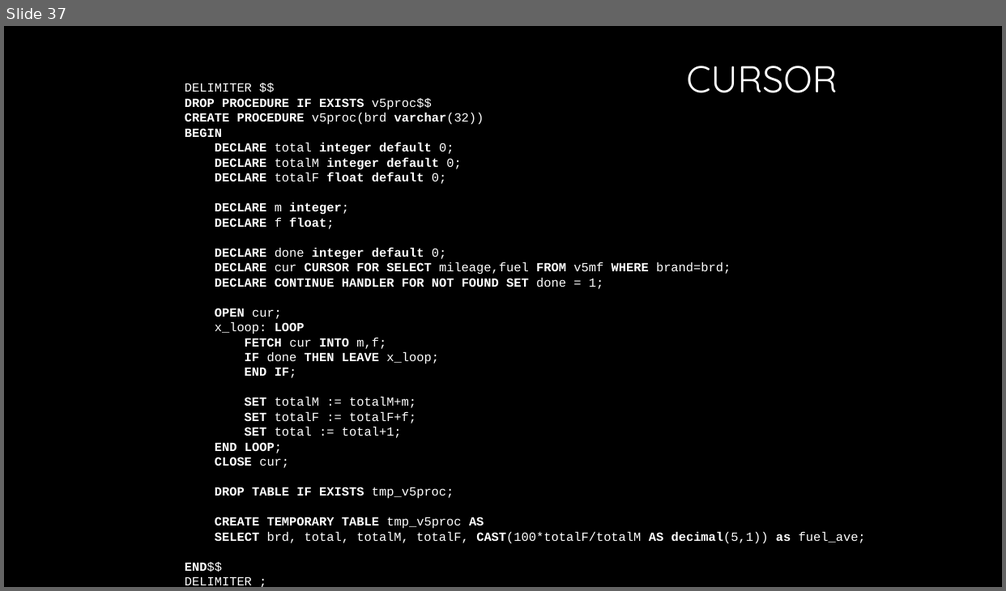
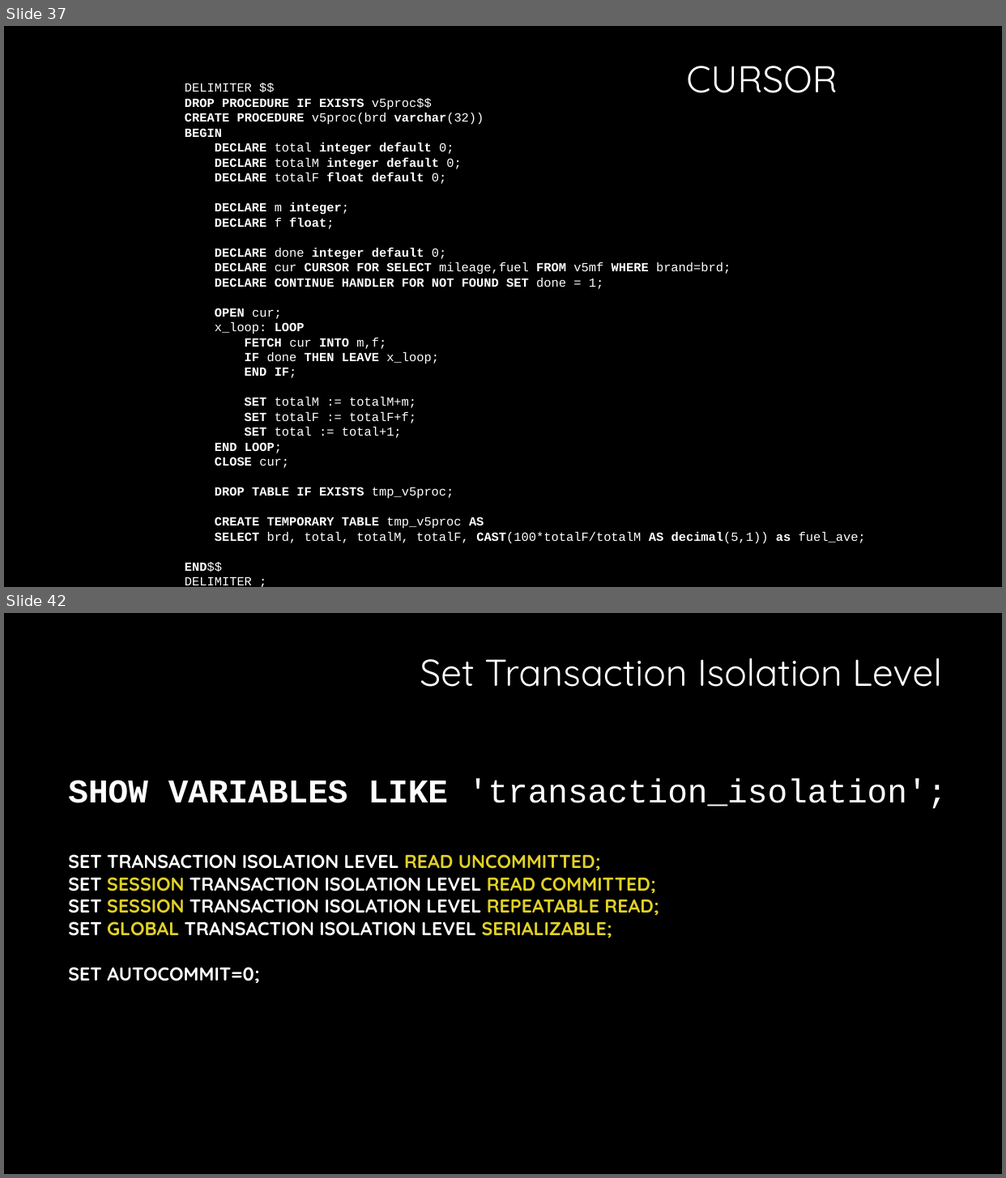
Before and after one commit to InCar/Training, a slide deck: Database/database.pptx. Shown one above the other, each under a label of ours: slide 37 before the commit, slides 37 and 42 after it; the slides between them are not shown. The pictures are 1006x591 and 1006x1178 pixels, drawn with LibreOffice and Linux fonts; fonts in the diff are those of the drawing; background and template pictures are left out. Boxes give left, top, right and bottom in pixels: in the first picture for what was removed or moved away, otherwise in the second. Text is boxed around its words. In the diff, an @@ line names an element or a change of style, - is before the commit and + after.

Commit message:
transaction

```diff
--- a/Database/database.pptx
+++ b/Database/database.pptx
@@ slide 42 added at bbox=[4, 613, 1002, 1174], background #000000 @@
@@ text added at bbox=[420, 658, 942, 687], 36 pt, text #FFFFFF @@
+Set Transaction Isolation Level
@@ text added at bbox=[68, 779, 947, 983], 18 pt, text #FFFFFF, bold @@
+SHOW VARIABLES LIKE 'transaction_isolation';
+SET TRANSACTION ISOLATION LEVEL READ UNCOMMITTED;
+SET SESSION TRANSACTION ISOLATION LEVEL READ COMMITTED;
+SET SESSION TRANSACTION ISOLATION LEVEL REPEATABLE READ;
+SET GLOBAL TRANSACTION ISOLATION LEVEL SERIALIZABLE;
+SET AUTOCOMMIT=0;
```
Also in this commit, not shown: 4 other slides added.
